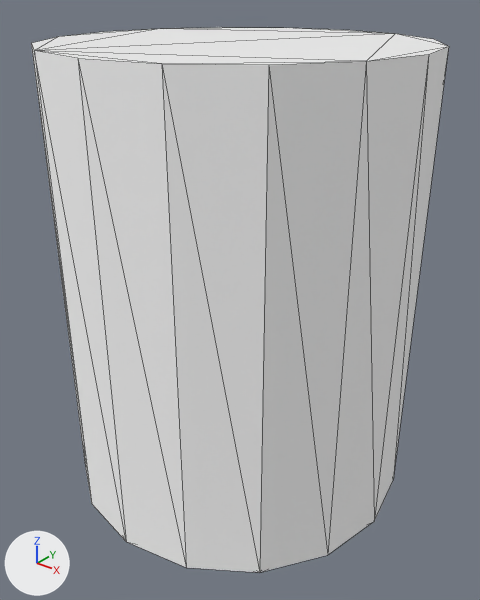
Renders of the glTF model assets/meshes/log.glb from each side of a commit.
The view is the same before and after, from a 50 mm camera at (0.662, -0.824, 0.465) aimed at (0.013, -0.013, -0.038). Lighting does not change. The marker at lower left points along +X, +Y and +Z. The older version comes first. Mesh edges are drawn as thin lines. Where no turn or scale is listed for an object, it has been applied to the vertices. Vertices at exactly the same position are counted once.

The scene before the commit, as lines of its bpy script (objects in view):
```python
mat_bark = principled_material('bark')
mat_bark.base_color = (1.0, 1.0, 1.0)  # white #ffffff
mat_bark.metallic = 1.0
mat_bark.roughness = 1.0
mat_tree_trunk = principled_material('tree trunk')
mat_tree_trunk.base_color = (1.0, 1.0, 1.0)  # white #ffffff
mat_tree_trunk.metallic = 1.0
mat_tree_trunk.roughness = 1.0
me_cylinder = bpy.data.meshes.new('Cylinder')
me_cylinder.from_pydata(...)  # 32 vertices, 60 faces; spans x -0.3..0.3, y -0.3..0.3, z -0.38..0.38
# faces by material slot: [28, 32]
me_cylinder.materials.append(mat_tree_trunk)  # white #ffffff
me_cylinder.materials.append(mat_bark)  # white #ffffff
ob_cylinder = bpy.data.objects.new('Cylinder', me_cylinder)
ob_cylinder.location = (0.0, 0.0, 0.0)
```
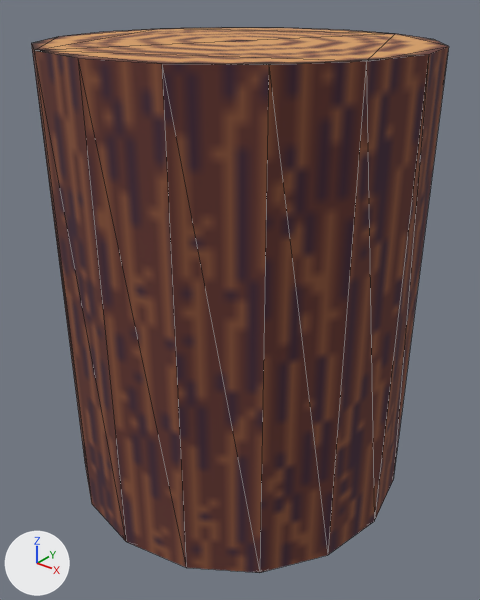
Where the change shows, as pixel boxes [x1, y1, x2, y2] in the pictures (480 x 600 px):
'Cylinder', surface changed (white to brown)
    both: [31, 27, 449, 573]
part 1 of me_cylinder, surface changed (grey to brown)
    both: [31, 44, 449, 573]

Diff of the bpy script that builds the scene:
```diff
--- a/assets/meshes/log.glb.py
+++ b/assets/meshes/log.glb.py
@@ img_treebark @@
+img_treebark = load_image('treebark', '_unpacked/treebark', 32, 32, 'sRGB')
@@ img_treestump @@
+img_treestump = load_image('treestump', '_unpacked/treestump', 32, 32, 'sRGB')
@@ mat_tree_trunk @@
 mat_tree_trunk = principled_material('tree trunk')
-mat_tree_trunk.base_color = (1.0, 1.0, 1.0)  # white #ffffff
-mat_tree_trunk.metallic = 1.0
+mat_tree_trunk.texture = img_treestump
 mat_tree_trunk.roughness = 1.0
@@ mat_bark @@
 mat_bark = principled_material('bark')
-mat_bark.base_color = (1.0, 1.0, 1.0)  # white #ffffff
-mat_bark.metallic = 1.0
+mat_bark.texture = img_treebark
 mat_bark.roughness = 1.0
@@ me_cylinder @@
 me_cylinder.from_pydata(...)  # 32 vertices, 60 faces; spans x -0.3..0.3, y -0.3..0.3, z -0.38..0.38
 # used by ob_cylinder; location = (0.0, 0.0, 0.0)
+# me_cylinder part 1: texture (UV) coordinates of 32 of 60 faces, centred in x -0.292..0.292, y -0.292..0.292, z -0.127..0.127, changed; they spanned u -0.36..1.23, v -1.98..1.57 and now span u -0.77..1.26, v -1.87..2.23
 me_cylinder.materials.append(mat_tree_trunk)
```
